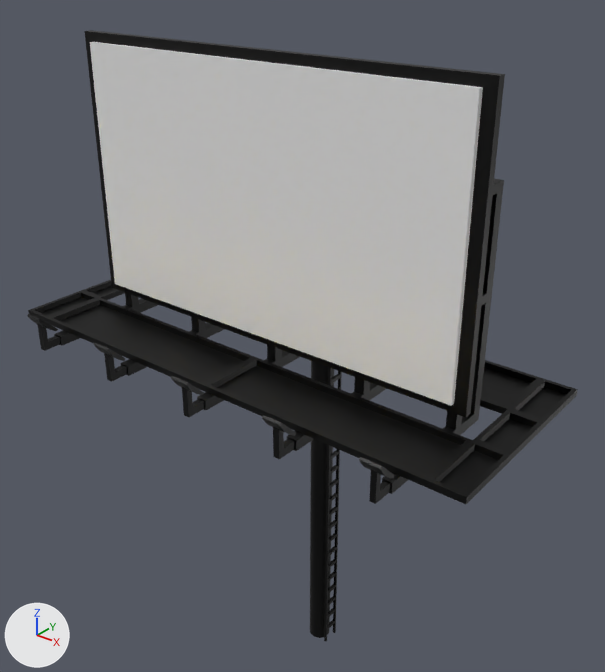
A saved change to the glTF model public/Assets/billboards/billboard2/scene.gltf.
Camera for both pictures: a camera (50 mm lens) standing at (38.0, -43.3, 17.8) and looking at (0.0, 4.2, -11.7). Lighting does not change. The marker at lower left points along +X, +Y and +Z. Where no turn or scale is listed for an object, it has been applied to the vertices.
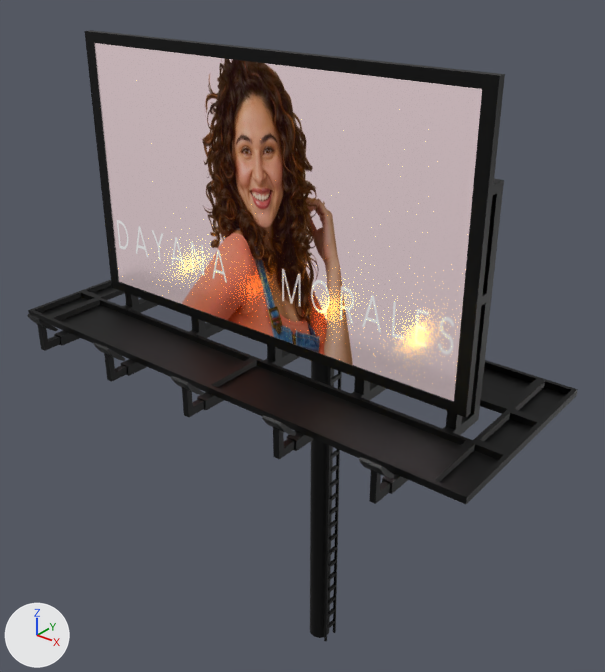
Commit message: 3 billboards surface done

Patch to the scene script:
```diff
--- a/public/Assets/billboards/billboard2/scene.gltf.py
+++ b/public/Assets/billboards/billboard2/scene.gltf.py
@@ ob_billboard_surface @@
-ob_billboard_surface = bpy.data.objects.new('billboard_surface', me_cube_001)
-ob_billboard_surface.location = (-0.4, -0.5, 0.0)
```

What differs and where, as boxes [x1, y1, x2, y2] in the pictures (605 x 672 px):
'billboard_surface', deleted: before [90, 42, 483, 406]
'Object_5', unchanged, uncovered by the edit: after [95, 43, 482, 401]
